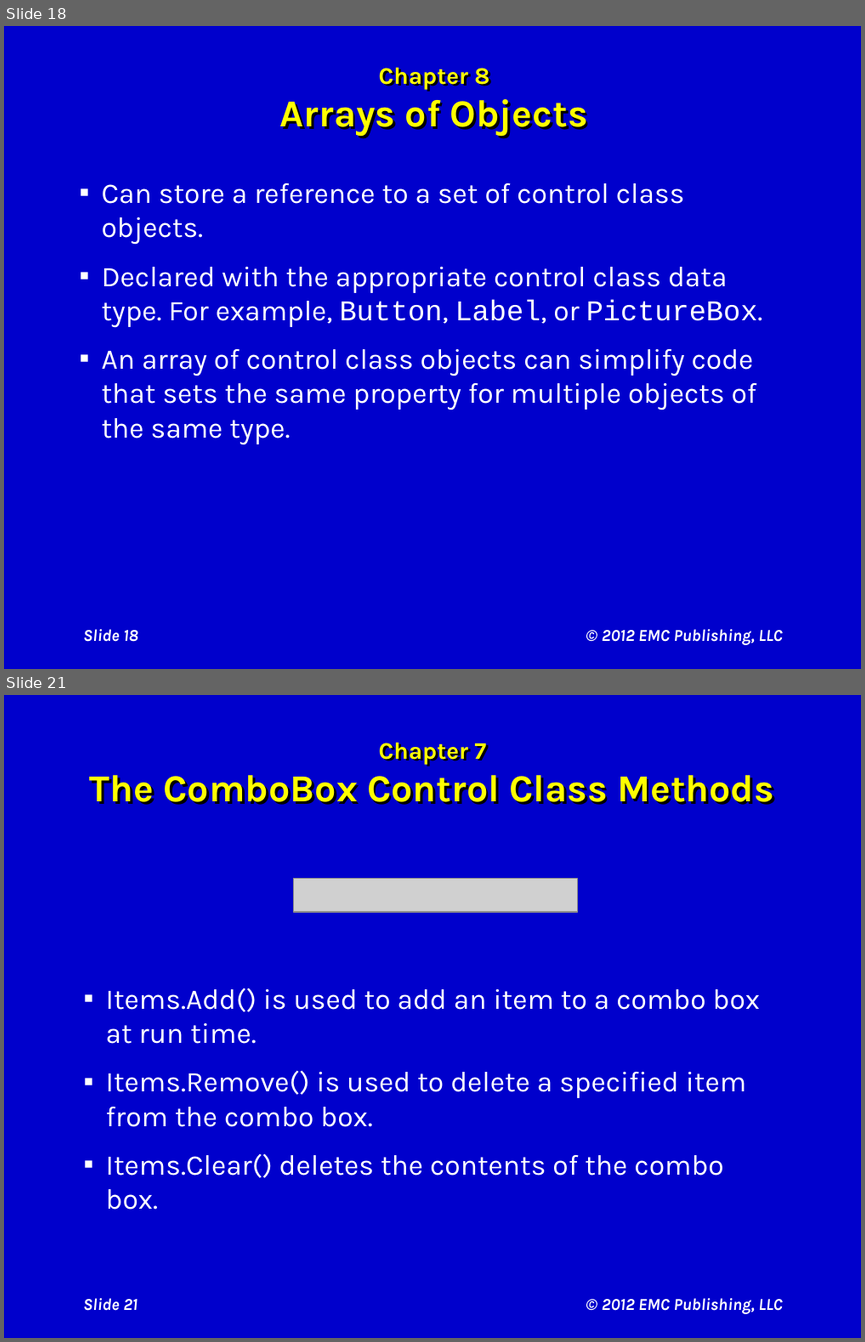
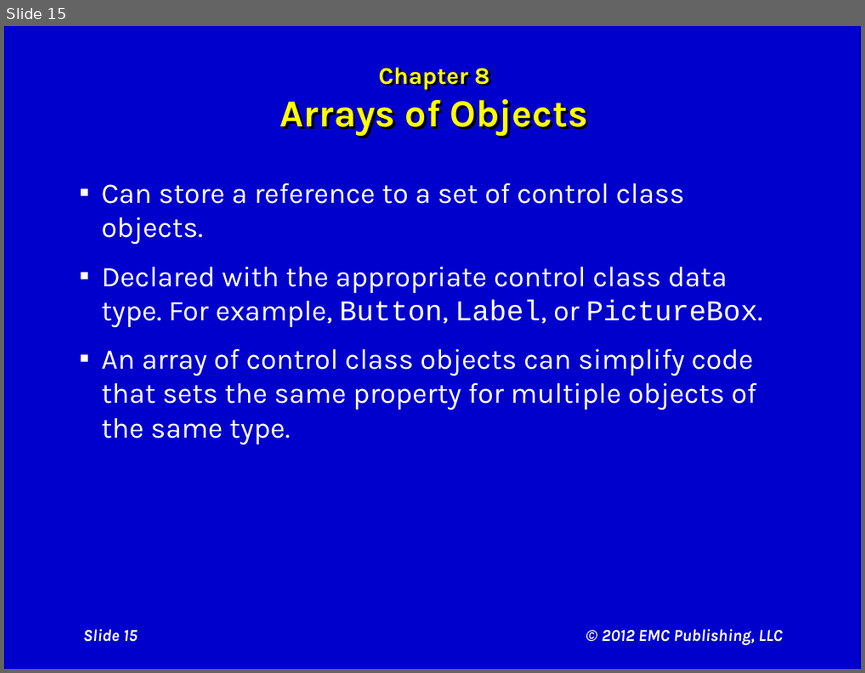
Before and after one commit to rvolyar/MHSCompSci, a slide deck: assets/courses/compsci1/Cosma/Ch08 Visual Aids.pptx. Shown one above the other, each under a label of ours: slides 18 and 21 before the commit, slide 15 after it; the slides between them are not shown. The pictures are 865x1342 and 865x673 pixels, drawn with LibreOffice and Linux fonts; fonts in the diff are those of the drawing; grey boxes stand for pictures. Boxes give left, top, right and bottom in pixels: in the first picture for what was removed or moved away, otherwise in the second. Text is boxed around its words. In the diff, an @@ line names an element or a change of style, - is before the commit and + after.

```diff
--- a/assets/courses/compsci1/Cosma/Ch08 Visual Aids.pptx
+++ b/assets/courses/compsci1/Cosma/Ch08 Visual Aids.pptx
@@ slide 21 removed at [4, 695, 861, 1338], background #0000CC @@
@@ title removed at [90, 742, 774, 805] @@
-Chapter 7
-The ComboBox Control Class Methods
@@ picture removed at [294, 879, 577, 912] @@
@@ text removed at [106, 987, 760, 1209] @@
-▪ Items.Add() is used to add an item to a combo box at run time.
-▪ Items.Remove() is used to delete a specified item from the combo box.
-▪ Items.Clear() deletes the contents of the combo box.
@@ page number removed at [83, 1298, 137, 1310] @@
-Slide 21
@@ text removed at [602, 1298, 783, 1314] @@
-© 2012 EMC Publishing, LLC
@@ what was slide 18 is now slide 15 @@
@@ page number at [83, 629, 137, 641]: text changed @@
-Slide 18
+Slide 15
```
Also in this commit, not shown: 2 slides changed, 5 other slides removed, 7 other files.
